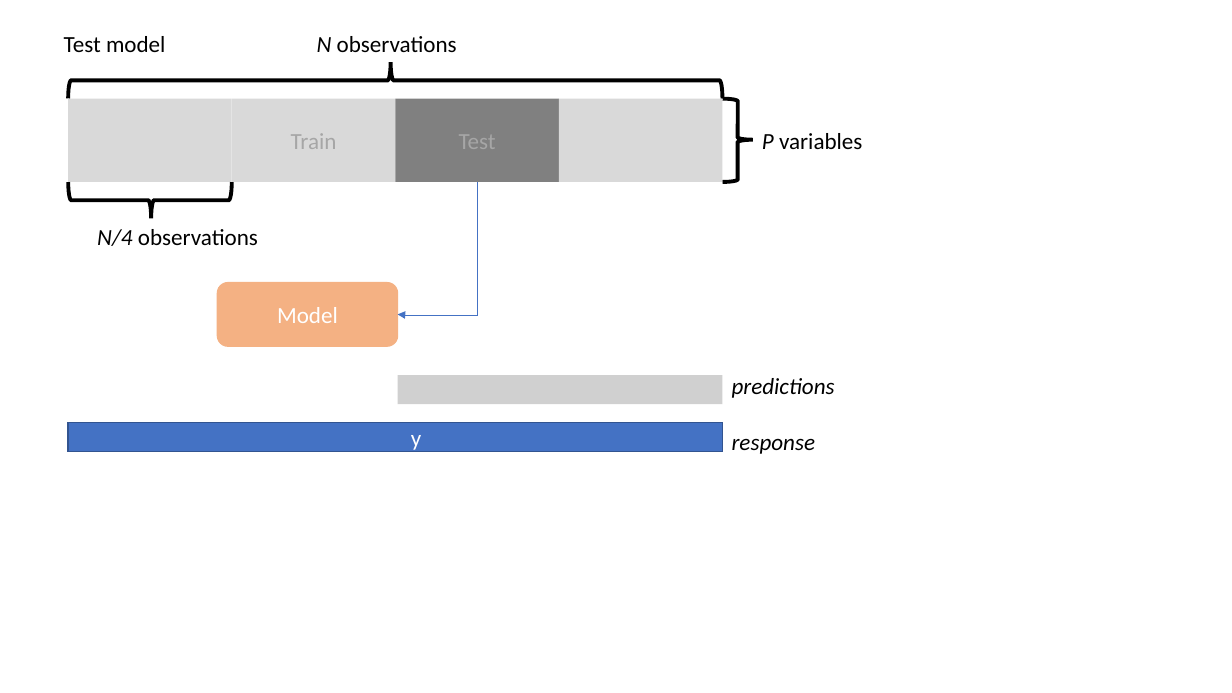
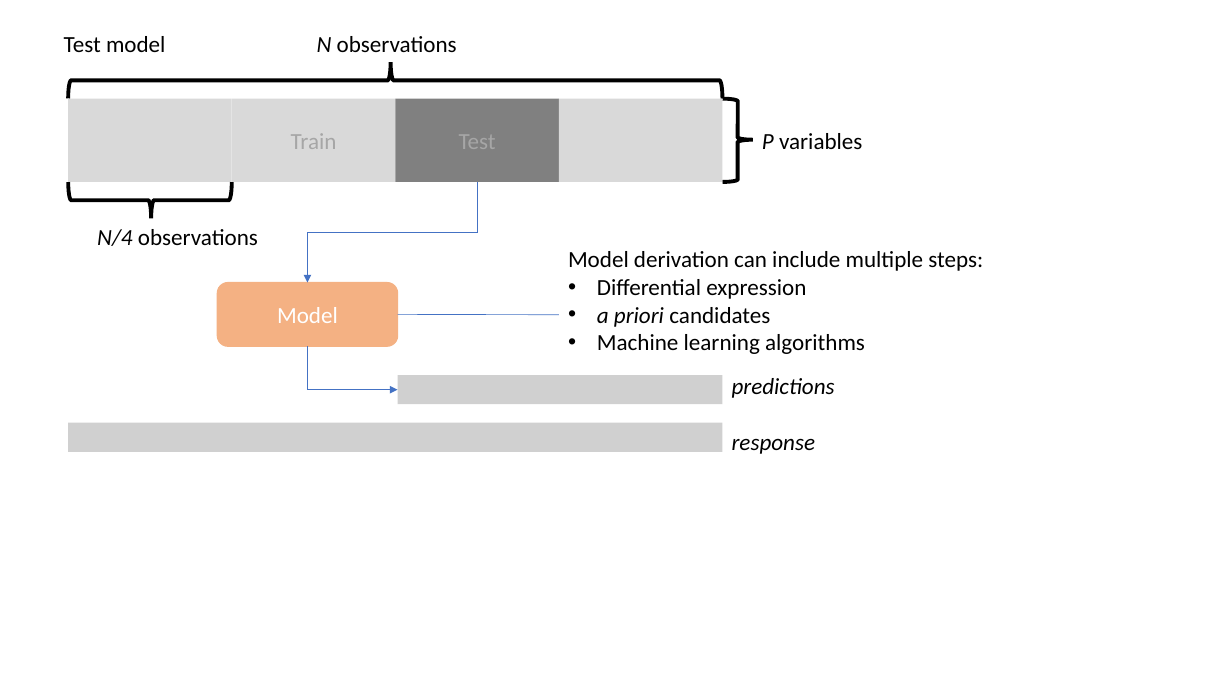
Before and after one commit to Phillip-a-richmond/PrecisionHealthVirtualEnvironment, a slide deck: slide 7 of Workshops/biomarker_discovery/slides/img/cv.pptx. Drawn at 1232x693 pixels with LibreOffice and Linux fonts; fonts in the diff are those of the drawing; grey boxes stand for pictures. Boxes give left, top, right and bottom in pixels: in the first picture for what was removed or moved away, otherwise in the second. Text is boxed around its words. In the diff, an @@ line names an element or a change of style, - is before the commit and + after.

```diff
--- a/Workshops/biomarker_discovery/slides/img/cv.pptx
+++ b/Workshops/biomarker_discovery/slides/img/cv.pptx
@@ elbow arrow moved from (477, 182) - (397, 314) to (477, 182) - (308, 283) @@
@@ text added at (568, 251, 983, 354), 18 pt, text #000000 @@
+Model derivation can include multiple steps:
+• Differential expression
+• a priori candidates
+• Machine learning algorithms
@@ line added from (559, 315) to (397, 314), #4472C4 0.5 pt @@
@@ elbow arrow added from (308, 347) to (397, 390), #4472C4 0.5 pt @@
@@ rectangle removed at (68, 422, 723, 452) @@
-y
@@ picture added at (68, 422, 723, 452) @@
```
Also in this commit, not shown: 10 other slides changed, 33 other files.
